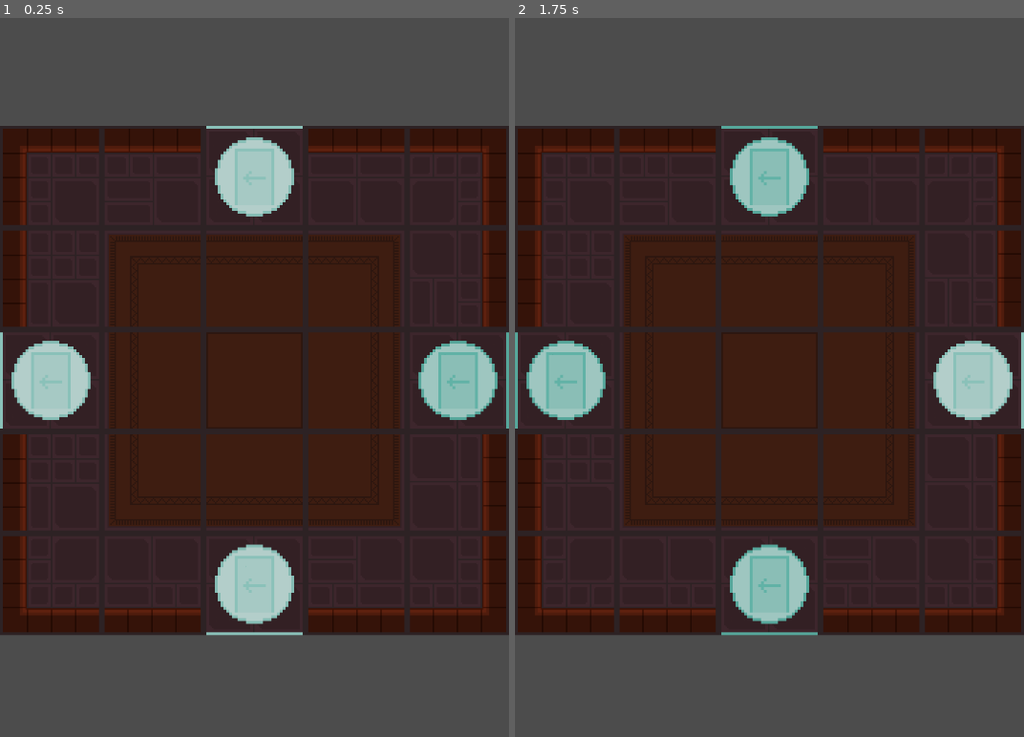
Above: before the commit, frames 1-2 (left to right).
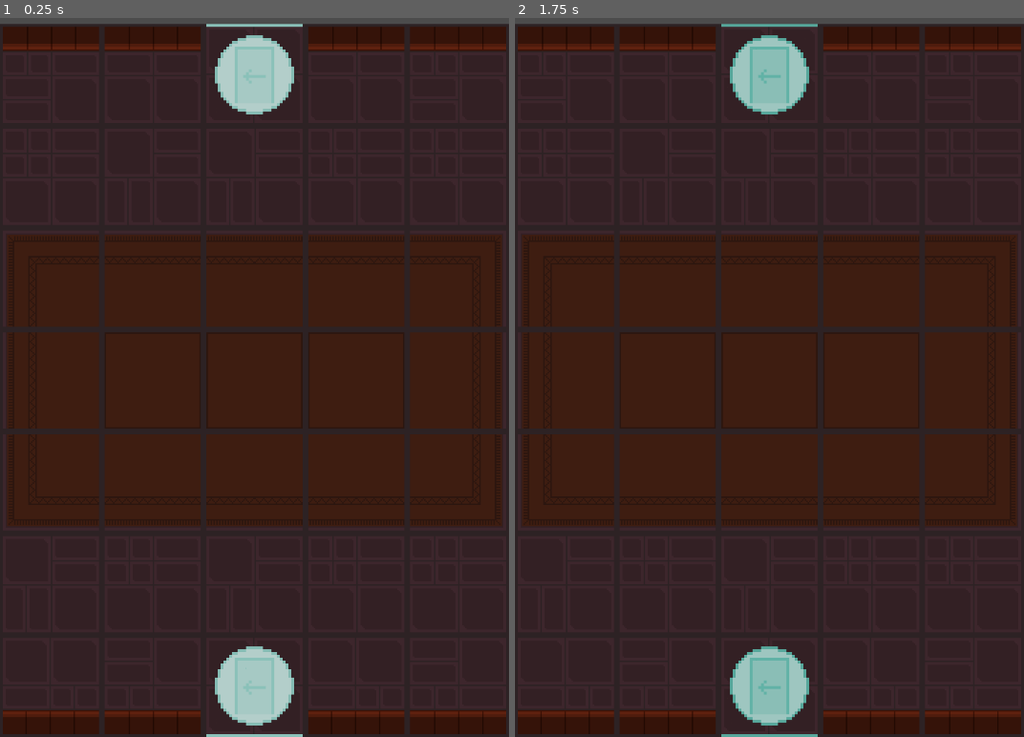
Above: after the commit, the same moments.

Repository: DrHeog/tap-tap-numbers
Game: Godot game, scene res://scenes/комната №2/DungeonRoom#2.tscn
Two runs of this game, one before a commit and one after it. Both use one fixed random seed, a clock stepped at 60 frames per second and the inputs below. This scene is started directly instead of the project's main scene.
Inputs:
- Up to frame 1 (0.25 s): no input
- Up to frame 2 (1.75 s): tap Enter at 0.5 s

The runs differ from the first frame. In frame 1, 44% of the frame differs, in the area x 0-100%, y 0-100%; in frame 2, 44%.

Commit message:
переделал 2-ую комнату

Diff:
--- a/scenes/комната №2/DungeonRoom#2.tscn
+++ b/scenes/комната №2/DungeonRoom#2.tscn
@@ -25,6 +25,8 @@
 [ext_resource path="res://sprites/комната №2/ковёр/Иллюстрация_без_названия 6.png" type="Texture" id=23]
 [ext_resource path="res://sprites/комната №2/ковёр/Иллюстрация_без_названия 5.png" type="Texture" id=24]
 [ext_resource path="res://sprites/комната №2/ковёр/Иллюстрация_без_названия 1.png" type="Texture" id=25]
+[ext_resource path="res://sprites/комната №2/tileset/центрушка2.png" type="Texture" id=26]
+[ext_resource path="res://sprites/комната №2/tileset/центрушка1.png" type="Texture" id=27]
 
 [sub_resource type="TileSet" id=1]
 0/name = "Иллюстрация_без_названия 1.png 0"
@@ -377,6 +379,34 @@
 24/shape_one_way_margin = 0.0
 24/shapes = [  ]
 24/z_index = 0
+25/name = "центрушка1.png 25"
+25/texture = ExtResource( 27 )
+25/tex_offset = Vector2( 0, 0 )
+25/modulate = Color( 1, 1, 1, 1 )
+25/region = Rect2( 0, 0, 144, 144 )
+25/tile_mode = 0
+25/occluder_offset = Vector2( 0, 0 )
+25/navigation_offset = Vector2( 0, 0 )
+25/shape_offset = Vector2( 0, 0 )
+25/shape_transform = Transform2D( 1, 0, 0, 1, 0, 0 )
+25/shape_one_way = false
+25/shape_one_way_margin = 0.0
+25/shapes = [  ]
+25/z_index = 0
+26/name = "центрушка2.png 26"
+26/texture = ExtResource( 26 )
+26/tex_offset = Vector2( 0, 0 )
+26/modulate = Color( 1, 1, 1, 1 )
+26/region = Rect2( 0, 0, 144, 144 )
+26/tile_mode = 0
+26/occluder_offset = Vector2( 0, 0 )
+26/navigation_offset = Vector2( 0, 0 )
+26/shape_offset = Vector2( 0, 0 )
+26/shape_transform = Transform2D( 1, 0, 0, 1, 0, 0 )
+26/shape_one_way = false
+26/shape_one_way_margin = 0.0
+26/shapes = [  ]
+26/z_index = 0
 
 [node name="Node2D" type="Node2D"]
 
@@ -386,4 +416,4 @@
 tile_set = SubResource( 1 )
 cell_size = Vector2( 72, 72 )
 format = 1
-tile_data = PoolIntArray( 196608, 11, 0, 196610, 4, 0, 196612, 12, 0, 196614, 3, 0, 196616, 2, 0, 327680, 8, 0, 327682, 24, 0, 327684, 20, 0, 327686, 16, 0, 327688, 10, 0, 458752, 13, 0, 458754, 22, 0, 458756, 23, 0, 458758, 21, 0, 458760, 15, 0, 589824, 8, 0, 589826, 17, 0, 589828, 19, 0, 589830, 18, 0, 589832, 9, 0, 720896, 1, 0, 720898, 7, 0, 720900, 14, 0, 720902, 5, 0, 720904, 0, 0 )
+tile_data = PoolIntArray( 131070, 11, 0, 65536, 4, 0, 65538, 3, 0, 65540, 12, 0, 65542, 3, 0, 65544, 4, 0, 65546, 2, 0, 262142, 8, 0, 196608, 26, 0, 196610, 25, 0, 196612, 25, 0, 196614, 26, 0, 196616, 26, 0, 196618, 10, 0, 393214, 8, 0, 327680, 24, 0, 327682, 20, 0, 327684, 20, 0, 327686, 20, 0, 327688, 16, 0, 327690, 9, 0, 524286, 13, 0, 458752, 22, 0, 458754, 23, 0, 458756, 23, 0, 458758, 23, 0, 458760, 21, 0, 458762, 15, 0, 655358, 8, 0, 589824, 17, 0, 589826, 19, 0, 589828, 19, 0, 589830, 19, 0, 589832, 18, 0, 589834, 10, 0, 786430, 8, 0, 720896, 25, 0, 720898, 26, 0, 720900, 25, 0, 720902, 26, 0, 720904, 26, 0, 720906, 9, 0, 917502, 1, 0, 851968, 7, 0, 851970, 6, 0, 851972, 14, 0, 851974, 7, 0, 851976, 6, 0, 851978, 0, 0 )
Not shown: 1 places in scenes/комната №2/DungeonRoom#2.tscn that only renumber resources
Binary file added: sprites/комната №2/tileset/центрушка1.png
Not shown, added: sprites/комната №2/tileset/центрушка1.png.import
Binary file added: sprites/комната №2/tileset/центрушка2.png
Not shown, added: sprites/комната №2/tileset/центрушка2.png.import
